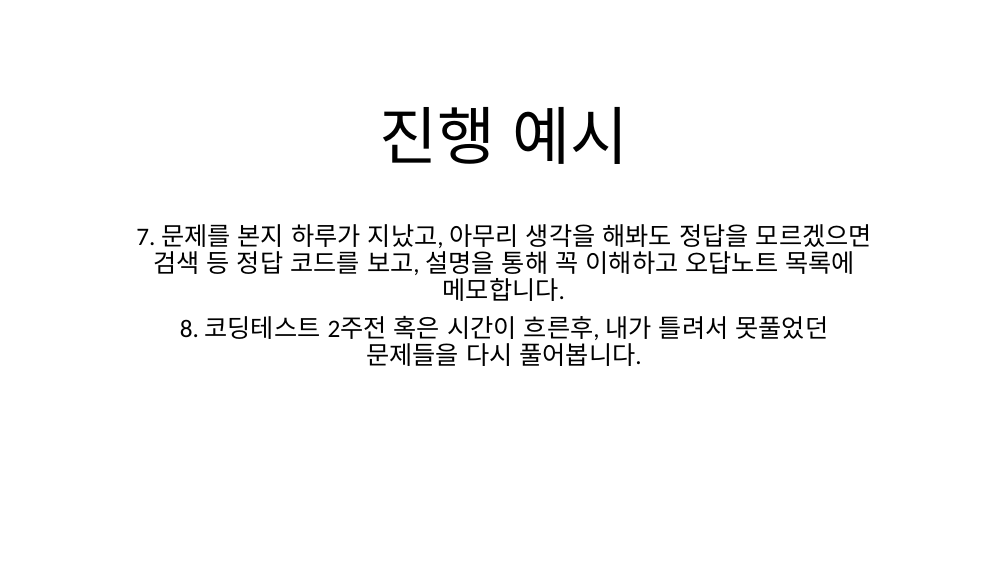
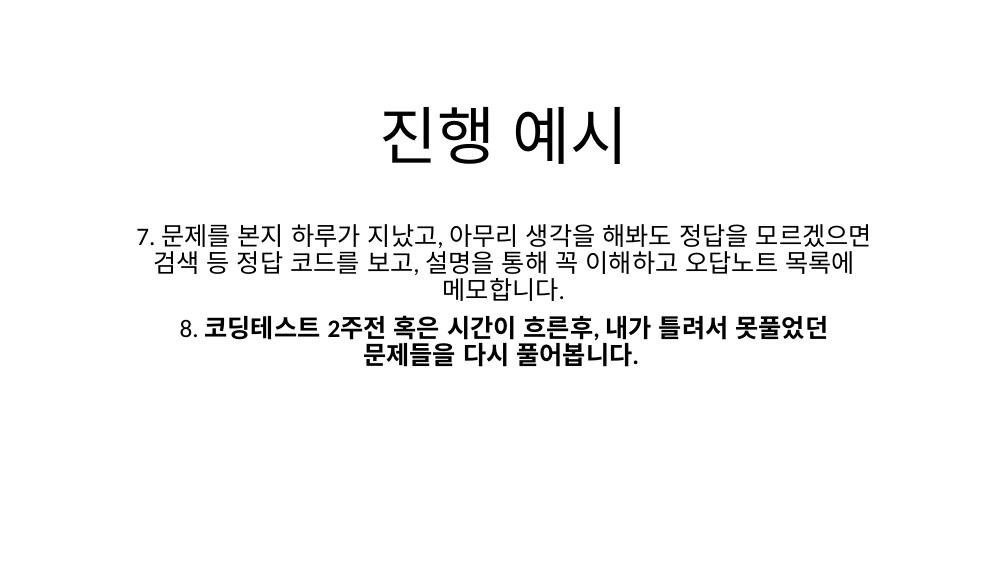
Before and after one commit to dharana77/metoringPython, a slide deck: slide 5 of 피피티_마무리.pptx. Drawn at 1008x567 pixels with LibreOffice and Linux fonts; fonts in the diff are those of the drawing. Boxes give left, top, right and bottom in pixels: in the first picture for what was removed or moved away, otherwise in the second. Text is boxed around its words. In the diff, an @@ line names an element or a change of style, - is before the commit and + after.

```diff
--- a/피피티_마무리.pptx
+++ b/피피티_마무리.pptx
@@ subtitle at [180, 315, 829, 367]: bold on in "코딩테스트 2주전 혹은 시간이 흐른후, 내가 틀려서 ..." @@
```
Also in this commit, not shown: 8 other slides changed, 4 other files.
